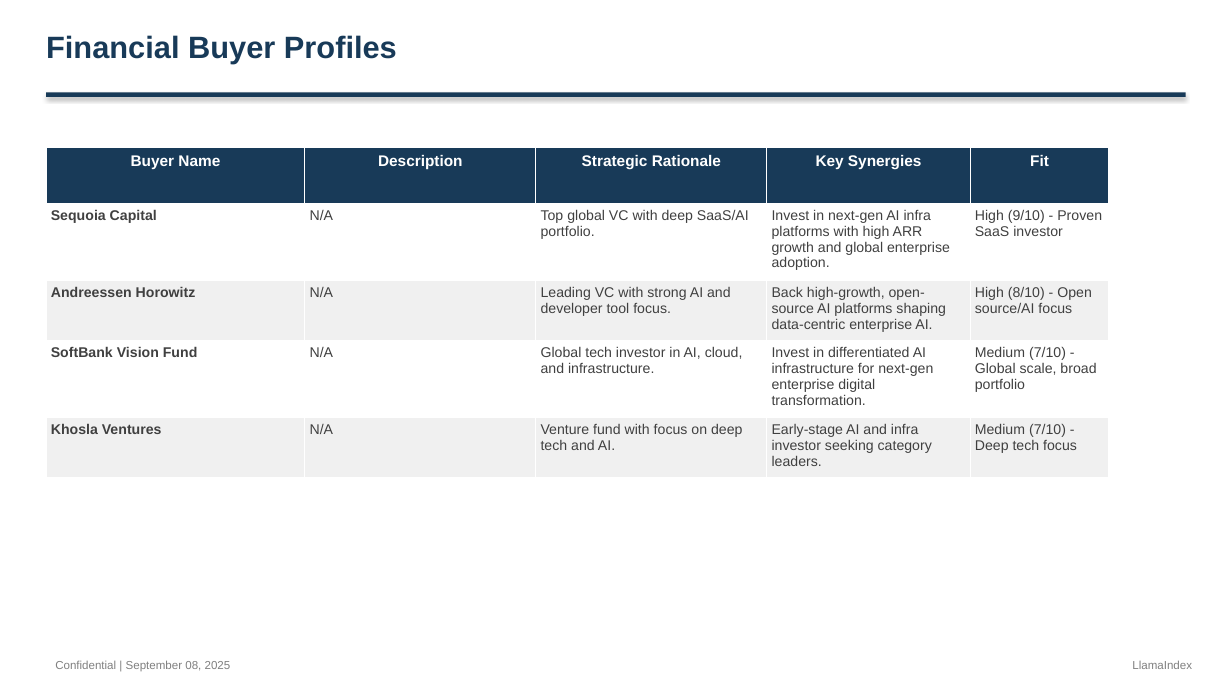
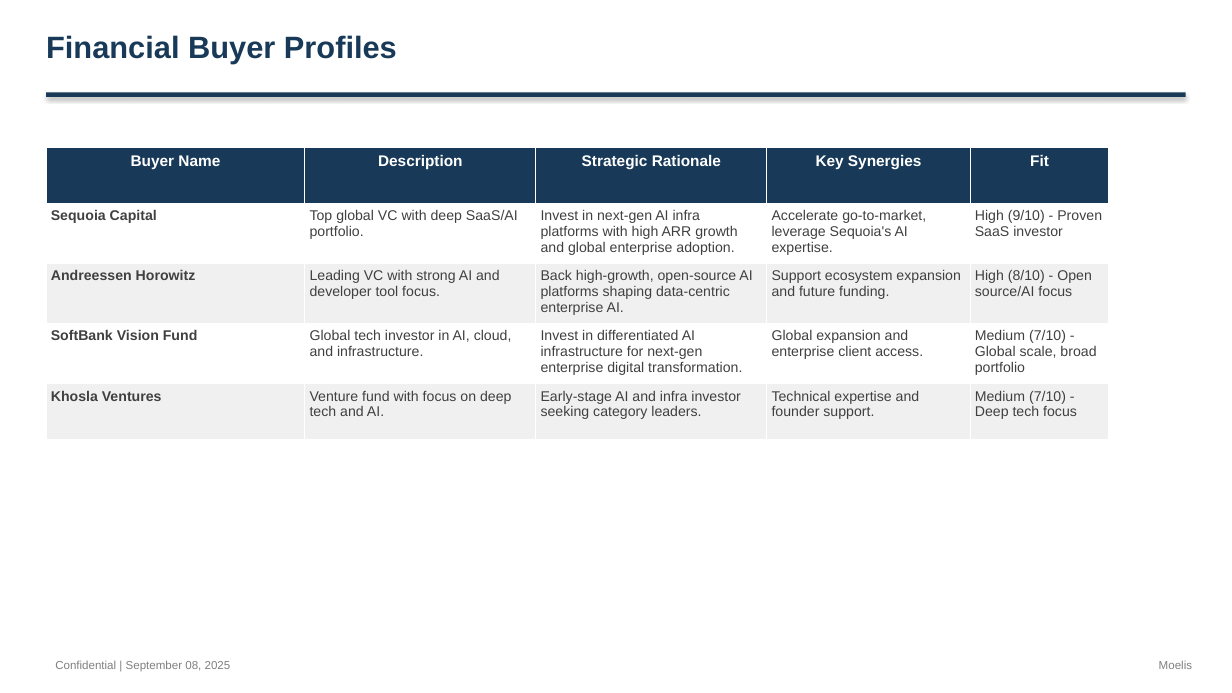
Before and after one commit to alinvb/slide_generator, a slide deck: slide 14 of test_complete_fixes_output.pptx. Drawn at 1232x693 pixels with LibreOffice and Linux fonts; fonts in the diff are those of the drawing. Boxes give left, top, right and bottom in pixels: in the first picture for what was removed or moved away, otherwise in the second. Text is boxed around its words. In the diff, an @@ line names an element or a change of style, - is before the commit and + after.

```diff
--- a/test_complete_fixes_output.pptx
+++ b/test_complete_fixes_output.pptx
@@ table at bbox=[46, 148, 1109, 425] @@
-row 2: Sequoia Capital | N/A | Top global VC with deep SaaS/AI portfolio. | Invest in next-gen AI infra platforms with high ARR growth and global enterprise adoption. | High (9/10) - Proven SaaS investor
+row 2: Sequoia Capital | Top global VC with deep SaaS/AI portfolio. | Invest in next-gen AI infra platforms with high ARR growth and global enterprise adoption. | Accelerate go-to-market, leverage Sequoia's AI expertise. | High (9/10) - Proven SaaS investor
-row 3: Andreessen Horowitz | N/A | Leading VC with strong AI and developer tool focus. | Back high-growth, open-source AI platforms shaping data-centric enterprise AI. | High (8/10) - Open source/AI focus
+row 3: Andreessen Horowitz | Leading VC with strong AI and developer tool focus. | Back high-growth, open-source AI platforms shaping data-centric enterprise AI. | Support ecosystem expansion and future funding. | High (8/10) - Open source/AI focus
-row 4: SoftBank Vision Fund | N/A | Global tech investor in AI, cloud, and infrastructure. | Invest in differentiated AI infrastructure for next-gen enterprise digital transformation. | Medium (7/10) - Global scale, broad portfolio
+row 4: SoftBank Vision Fund | Global tech investor in AI, cloud, and infrastructure. | Invest in differentiated AI infrastructure for next-gen enterprise digital transformation. | Global expansion and enterprise client access. | Medium (7/10) - Global scale, broad portfolio
-row 5: Khosla Ventures | N/A | Venture fund with focus on deep tech and AI. | Early-stage AI and infra investor seeking category leaders. | Medium (7/10) - Deep tech focus
+row 5: Khosla Ventures | Venture fund with focus on deep tech and AI. | Early-stage AI and infra investor seeking category leaders. | Technical expertise and founder support. | Medium (7/10) - Deep tech focus
@@ text at bbox=[1159, 661, 1192, 669]: text changed @@
-LlamaIndex
+Moelis
```
Also in this commit, not shown: 14 other slides changed, 33 other files.
